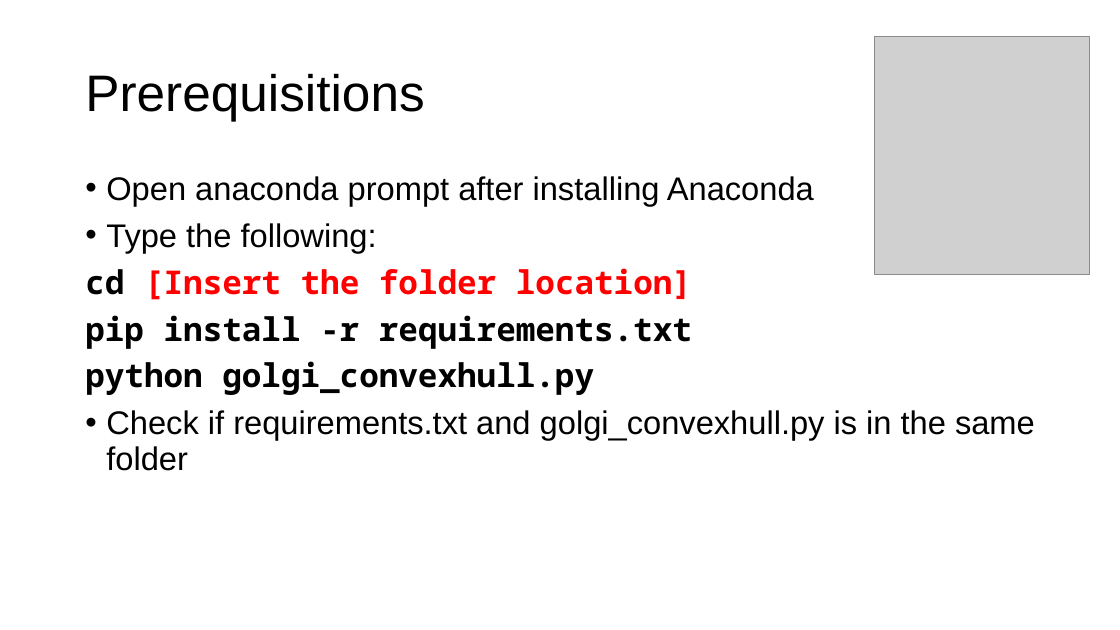
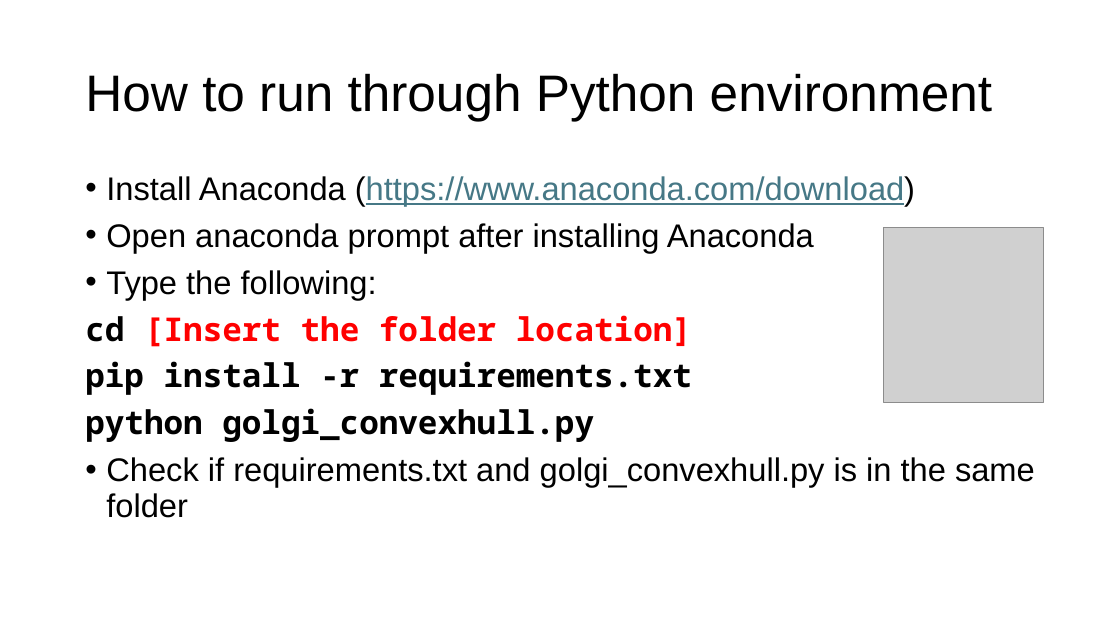
Before and after one commit to ashley200303/Golgi-dispersion, a slide deck: slide 7 of How to use Golgi convex hull program.pptx (slide 4 before the commit). Drawn at 1120x630 pixels with LibreOffice and Linux fonts; fonts in the diff are those of the drawing; grey boxes stand for pictures. Boxes give left, top, right and bottom in pixels: in the first picture for what was removed or moved away, otherwise in the second. Text is boxed around its words. In the diff, an @@ line names an element or a change of style, - is before the commit and + after.

```diff
--- a/How to use Golgi convex hull program.pptx
+++ b/How to use Golgi convex hull program.pptx
@@ title at (x1=85, y1=73, x2=992, y2=121): text changed @@
-Prerequisitions
+How to run through Python environment
@@ text at (x1=106, y1=176, x2=915, y2=206): paragraph added @@
+• Install Anaconda (https://www.anaconda.com/download)
@@ picture resized from (x1=875, y1=36, x2=1090, y2=274) to (x1=884, y1=227, x2=1043, y2=402) @@
```
Also in this commit, not shown: 1 other slide changed, 5 slides added, 1 slide removed.
